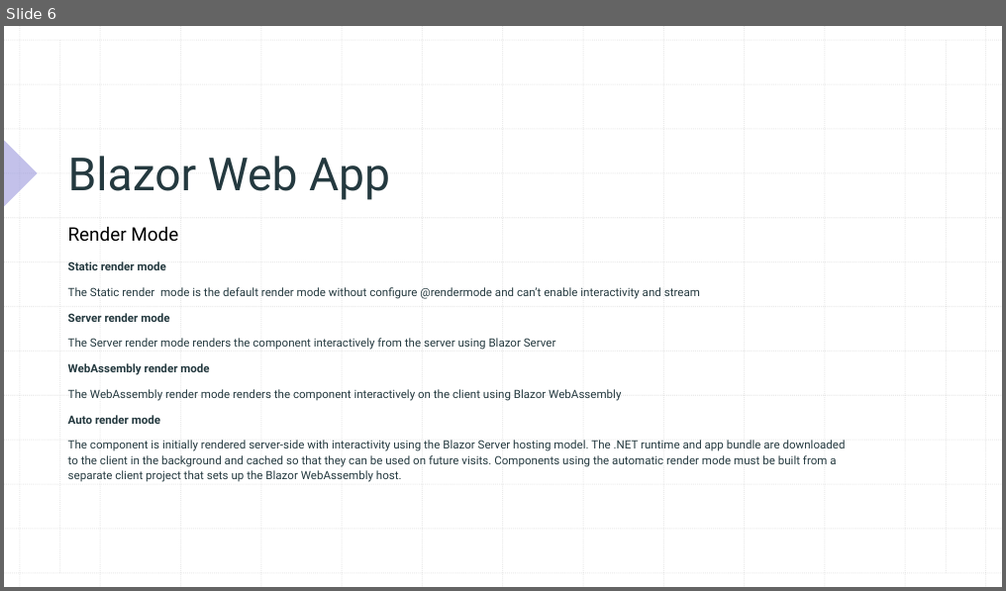
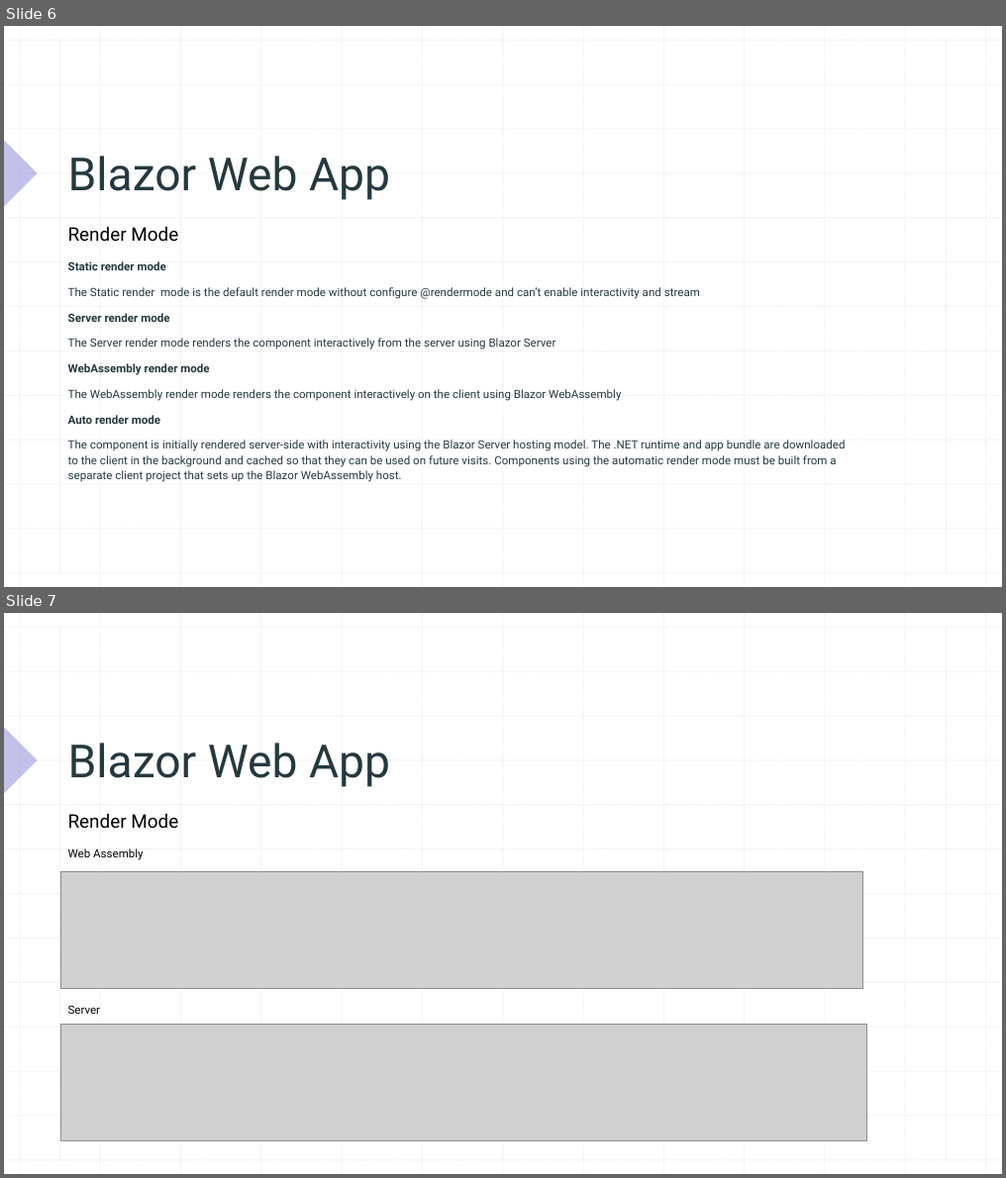
Before and after one commit to xccu/NetCore-Demo, a slide deck: Blazor in .net 8.pptx. Shown one above the other, each under a label of ours: slide 6 before the commit, slides 6 and 7 after it. The pictures are 1006x591 and 1006x1178 pixels, drawn with LibreOffice and Linux fonts; fonts in the diff are those of the drawing; grey boxes stand for pictures. Boxes give left, top, right and bottom in pixels: in the first picture for what was removed or moved away, otherwise in the second. Text is boxed around its words. In the diff, an @@ line names an element or a change of style, - is before the commit and + after.

```diff
--- a/Blazor in .net 8.pptx
+++ b/Blazor in .net 8.pptx
@@ slide 7 added at bbox=[4, 613, 1002, 1174], background #FFFFFF; not listed: 29 template elements that a slide beside it also shows @@
@@ title added at bbox=[68, 743, 390, 787], 44 pt, text #24393F @@
+Blazor Web App
@@ text added at bbox=[68, 814, 178, 829], 18 pt, text #000000 @@
+Render Mode
@@ text added at bbox=[68, 849, 144, 861], 11 pt, text #000000 @@
+Web Assembly
@@ picture added at bbox=[60, 871, 863, 988] @@
@@ picture added at bbox=[60, 1024, 867, 1141] @@
@@ text added at bbox=[68, 1005, 101, 1014], 11 pt, text #000000 @@
+Server
```
Also in this commit, not shown: 3 slides changed, 2 other slides added, 2 other files.
